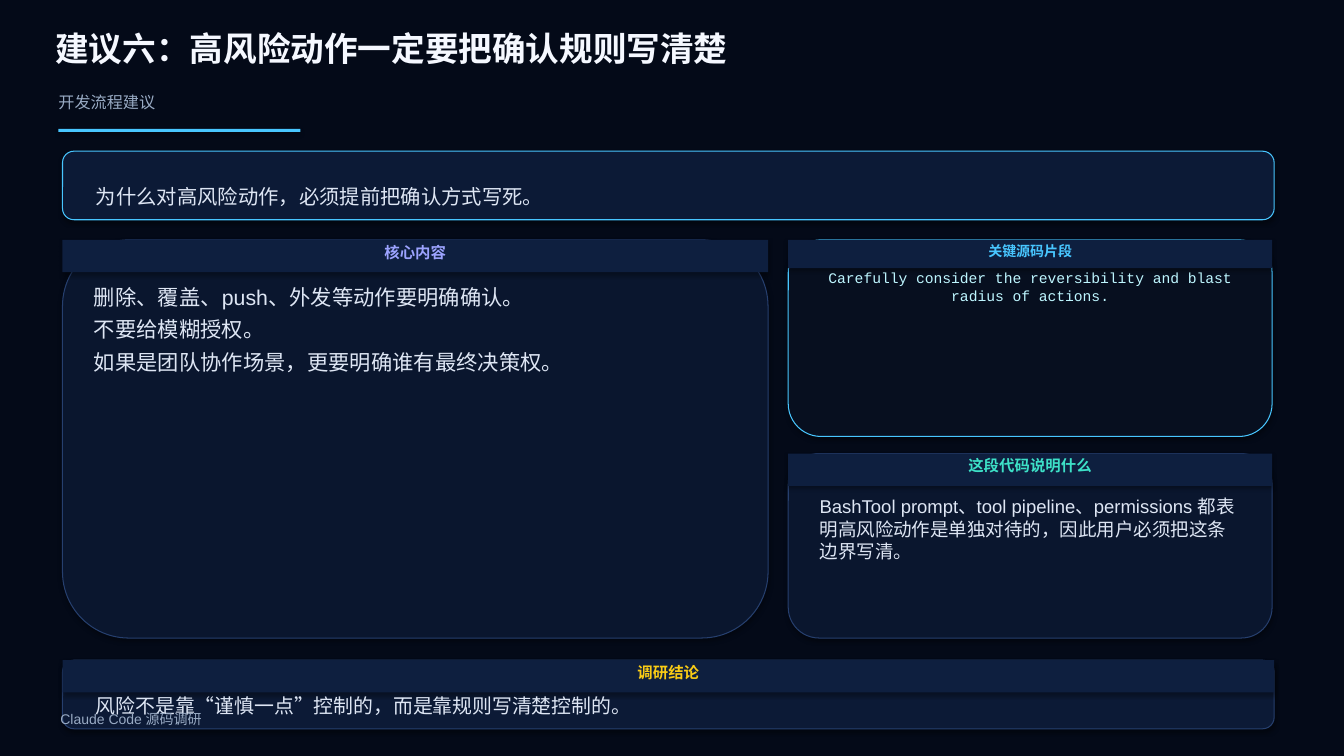
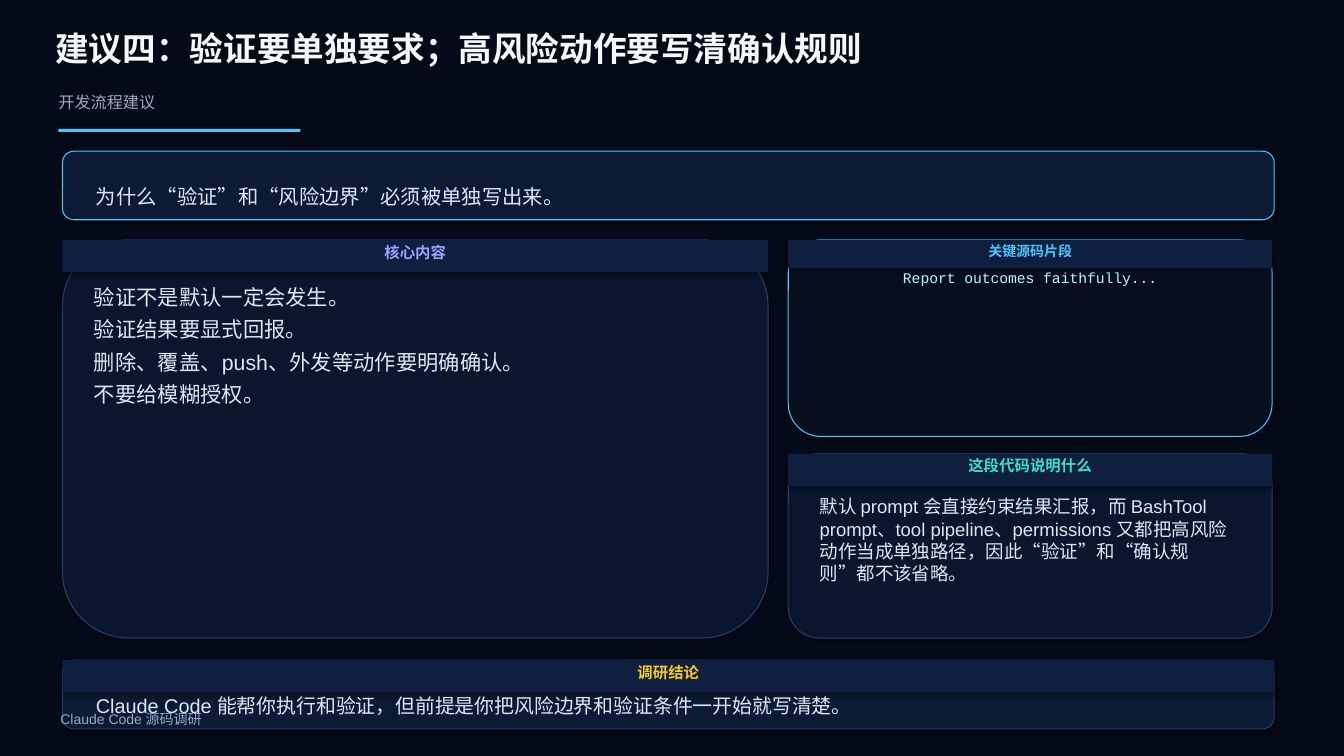
Before and after one commit to boboliu-1010/ccode, a slide deck: slide 32 of docs/zh/10-Claude Code 源码调研.pptx (slide 47 before the commit). Drawn at 1344x756 pixels with LibreOffice and Linux fonts; fonts in the diff are those of the drawing. Boxes give left, top, right and bottom in pixels: in the first picture for what was removed or moved away, otherwise in the second. Text is boxed around its words. In the diff, an @@ line names an element or a change of style, - is before the commit and + after.

```diff
--- a/docs/zh/10-Claude Code 源码调研.pptx
+++ b/docs/zh/10-Claude Code 源码调研.pptx
@@ text at (55, 32, 861, 67): text changed @@
-建议六：高风险动作一定要把确认规则写清楚
+建议四：验证要单独要求；高风险动作要写清确认规则
@@ text at (96, 187, 564, 206): text changed @@
-为什么对高风险动作，必须提前把确认方式写死。
+为什么“验证”和“风险边界”必须被单独写出来。
@@ text at (94, 287, 350, 339): paragraphs added @@
+验证不是默认一定会发生。
+验证结果要显式回报。
@@ text in rounded rectangle at (903, 273, 1157, 286): text changed @@
-Carefully consider the reversibility and blast radius of actions.
+Report outcomes faithfully...
@@ text at (94, 352, 563, 372): paragraph removed @@
-如果是团队协作场景，更要明确谁有最终决策权。
@@ text at (820, 497, 1227, 582): text changed @@
-BashTool prompt、tool pipeline、permissions 都表明高风险动作是单独对待的，因此用户必须把这条边界写清。
+默认 prompt 会直接约束结果汇报，而 BashTool prompt、tool pipeline、permissions 又都把高风险动作当成单独路径，因此“验证”和“确认规则”都不该省略。
@@ text at (96, 696, 851, 718): text changed @@
-风险不是靠“谨慎一点”控制的，而是靠规则写清楚控制的。
+Claude Code 能帮你执行和验证，但前提是你把风险边界和验证条件一开始就写清楚。
```
Also in this commit, not shown: 29 other slides changed, 2 slides added, 18 slides removed, 2 other files.
